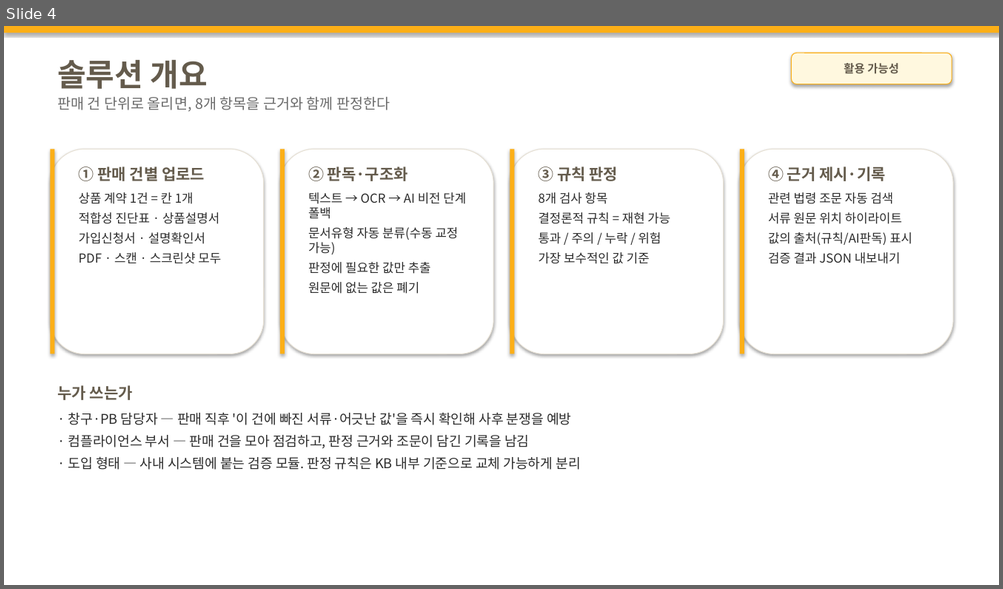
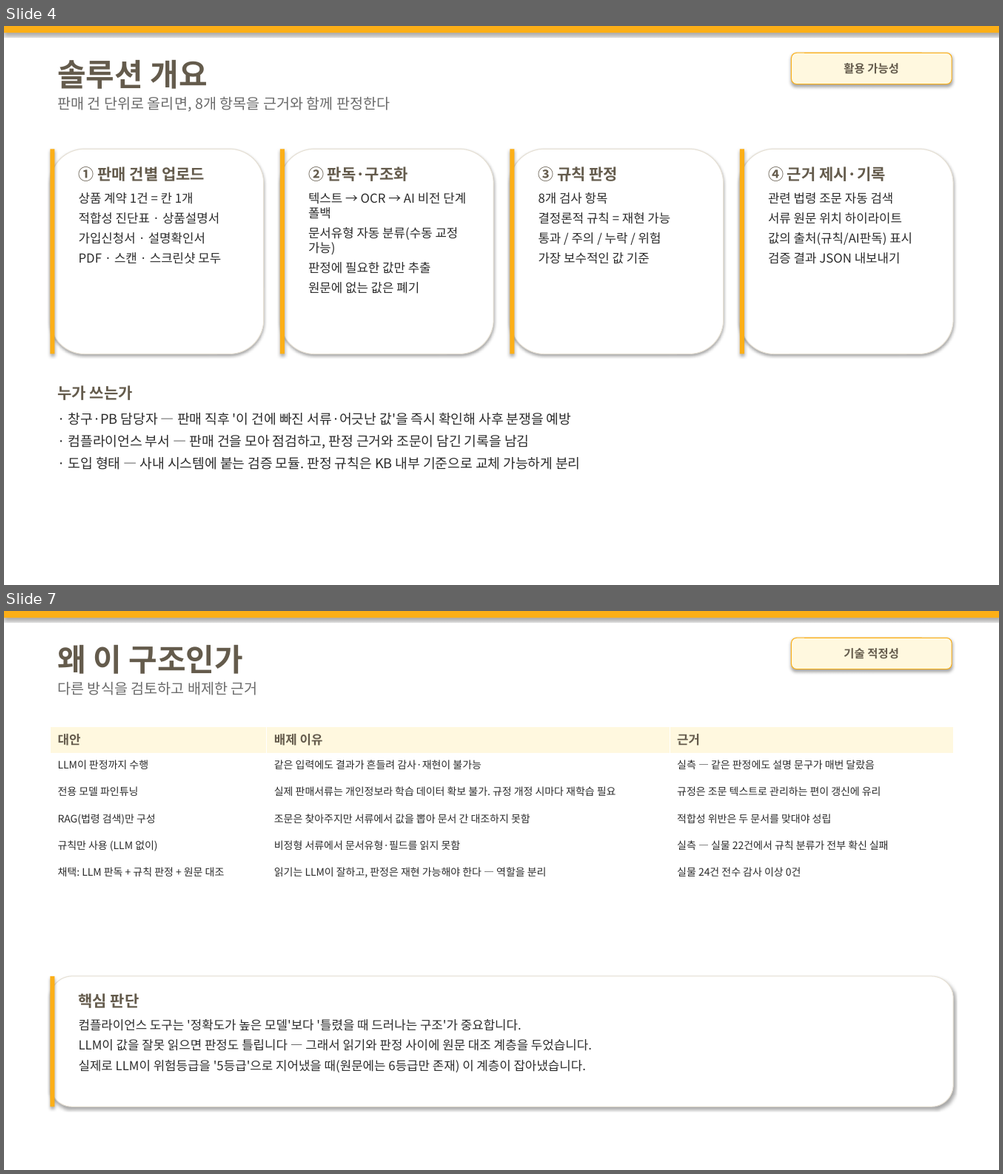
Before and after one commit to M0282/26KBAI_LW, a slide deck: docs/기술설명서_초안.pptx. Shown one above the other, each under a label of ours: slide 4 before the commit, slides 4 and 7 after it; the slides between them are not shown. The pictures are 1003x589 and 1003x1174 pixels, drawn with LibreOffice and Linux fonts; fonts in the diff are those of the drawing. Boxes give left, top, right and bottom in pixels: in the first picture for what was removed or moved away, otherwise in the second. Text is boxed around its words. In the diff, an @@ line names an element or a change of style, - is before the commit and + after.

```diff
--- a/docs/기술설명서_초안.pptx
+++ b/docs/기술설명서_초안.pptx
@@ slide 7 added at <box>4,611,999,1170</box>, background #FFFFFF @@
@@ rectangle added at <box>4,611,999,618</box>, fill #FCAF17 @@
@@ text added at <box>57,645,258,695</box>, 14 pt, text #6B6B6B @@
+왜 이 구조인가
+다른 방식을 검토하고 배제한 근거
@@ rounded rectangle added at <box>791,638,951,669</box>, fill #FFF8DF, outline #FCAF17 0.75 pt, 11 pt, text #645B4C, bold @@
+기술 적정성
@@ table added at <box>51,726,953,888</box>, 6 rows, 3 columns @@
+대안 | 배제 이유 | 근거
+LLM이 판정까지 수행 | 같은 입력에도 결과가 흔들려 감사·재현이 불가능 | 실측 — 같은 판정에도 설명 문구가 매번 달랐음
+전용 모델 파인튜닝 | 실제 판매서류는 개인정보라 학습 데이터 확보 불가. 규정 개정 시마다 재학습 필요 | 규정은 조문 텍스트로 관리하는 편이 갱신에 유리
+RAG(법령 검색)만 구성 | 조문은 찾아주지만 서류에서 값을 뽑아 문서 간 대조하지 못함 | 적합성 위반은 두 문서를 맞대야 성립
+규칙만 사용 (LLM 없이) | 비정형 서류에서 문서유형·필드를 읽지 못함 | 실측 — 실물 22건에서 규칙 분류가 전부 확신 실패
+채택: LLM 판독 + 규칙 판정 + 원문 대조 | 읽기는 LLM이 잘하고, 판정은 재현 가능해야 한다 — 역할을 분리 | 실물 24건 전수 감사 이상 0건
@@ rounded rectangle added at <box>51,977,953,1107</box>, fill #FFFFFF, outline #E6E0D4 0.75 pt @@
@@ rectangle added at <box>51,977,55,1107</box>, fill #FCAF17 @@
@@ text added at <box>79,994,592,1073</box>, 12 pt, text #2B2B2B @@
+핵심 판단
+컴플라이언스 도구는 '정확도가 높은 모델'보다 '틀렸을 때 드러나는 구조'가 중요합니다.
+LLM이 값을 잘못 읽으면 판정도 틀립니다 — 그래서 읽기와 판정 사이에 원문 대조 계층을 두었습니다.
+실제로 LLM이 위험등급을 '5등급'으로 지어냈을 때(원문에는 6등급만 존재) 이 계층이 잡아냈습니다.
```
Also in this commit, not shown: 1 slide changed, 2 other slides added, 2 other files.
